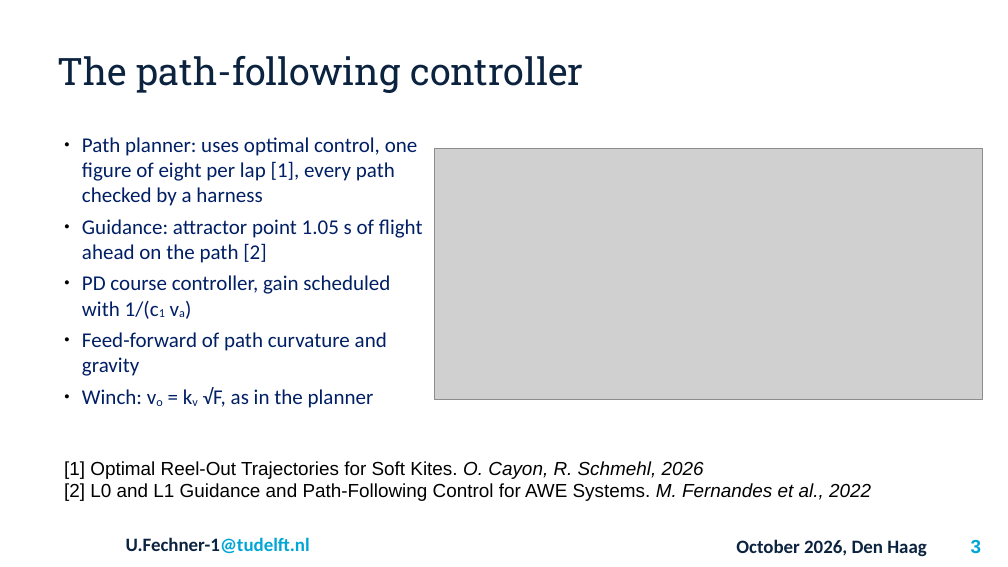
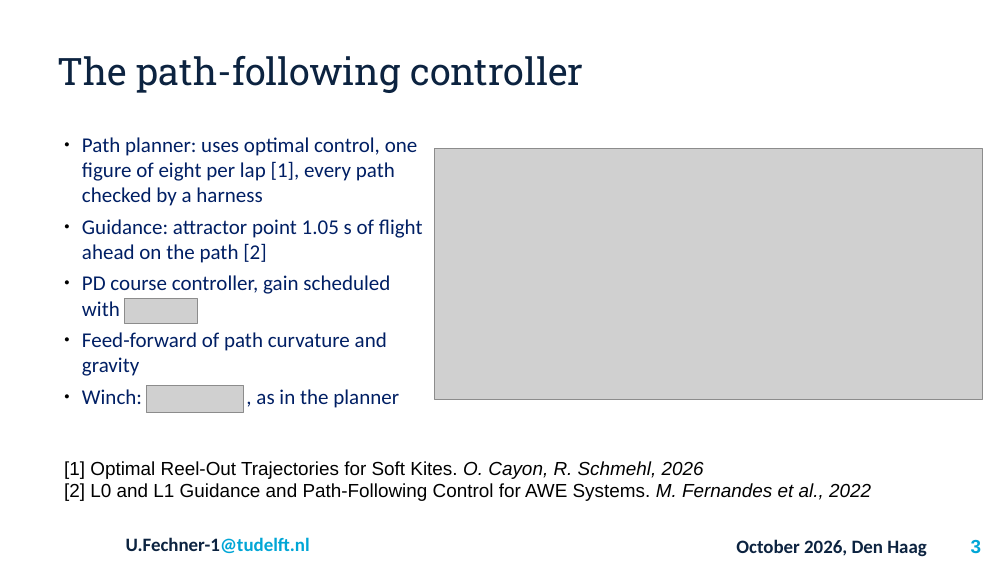
Before and after one commit to OpenSourceAWE/SimpleKiteControllers.jl, a slide deck: slide 3 of presentation/Robust_kite_control_Fechner.odp. Drawn at 1008x567 pixels with LibreOffice and Linux fonts; fonts in the diff are those of the drawing; grey boxes stand for pictures; background and template pictures are left out. Boxes give left, top, right and bottom in pixels: in the first picture for what was removed or moved away, otherwise in the second. Text is boxed around its words. In the diff, an @@ line names an element or a change of style, - is before the commit and + after.

Commit message:
Update presentation

```diff
--- a/presentation/Robust_kite_control_Fechner.odp
+++ b/presentation/Robust_kite_control_Fechner.odp
@@ text at (82, 275, 390, 316): text changed @@
-● PD course controller, gain scheduled with 1/(c1 va)
+● PD course controller, gain scheduled with
@@ picture added at (125, 299, 197, 324) @@
@@ text at (82, 389, 399, 408): text changed @@
-● Winch: vo = kv √F, as in the planner
+● Winch: , as in the planner
@@ picture added at (147, 386, 243, 412) @@
```
Also in this commit, not shown: 1 other slide changed, 2 other files.
